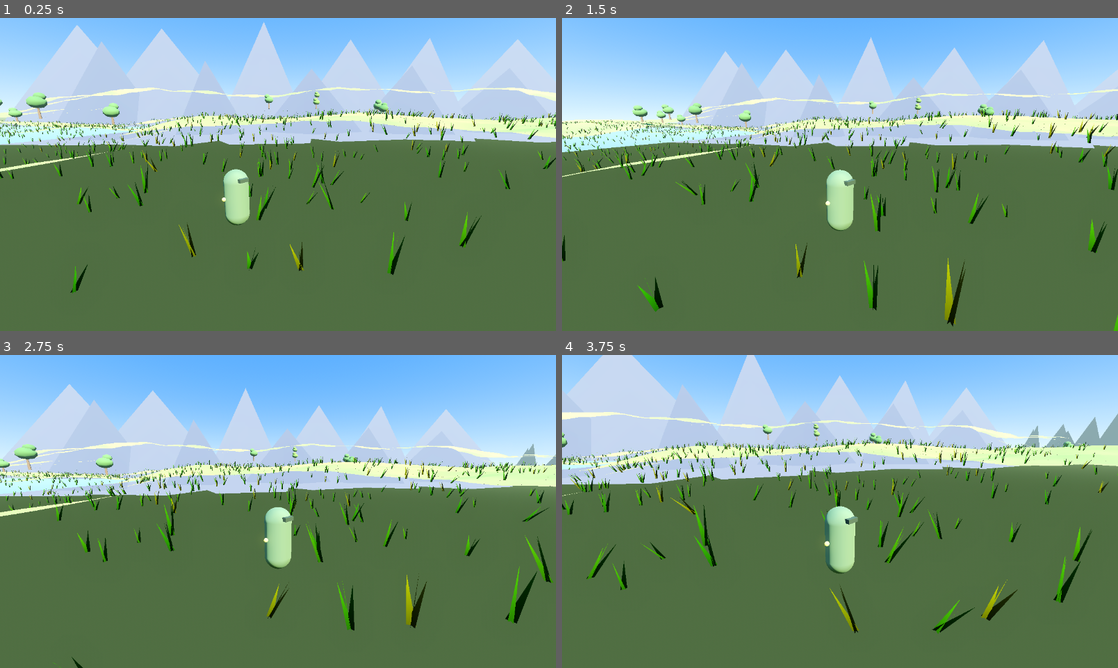
Above: before the commit, frames 1-4 (two rows, left to right).
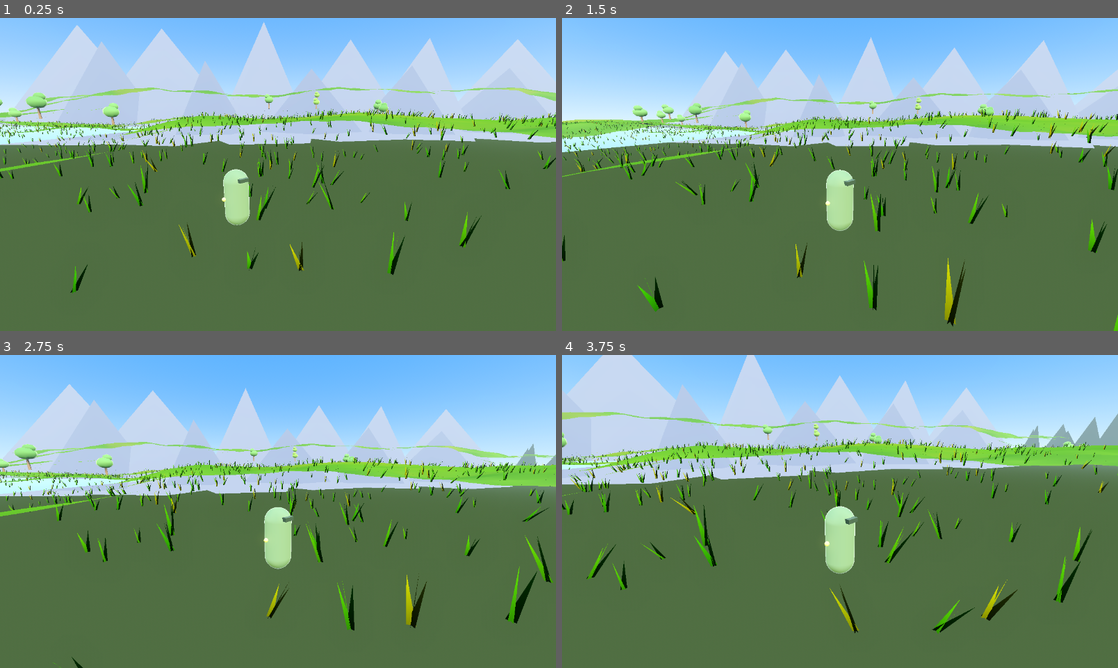
Above: after the commit, the same moments.

Repository: danieltalbert/danieltalbert
Game: Godot game, scene res://scenes/main/main.tscn
The game is run twice, just before and just after one commit, with the same random seed, the same clock (stepped at 60 frames per second) and the same inputs.
Inputs (mouse positions are in pixels of both pictures, inside the frame that each line leads up to):
- Up to frame 1 (0.25 s): no input
- Up to frame 2 (1.5 s): move the mouse to (867, 174) at 0.52 s; hold Shift (sprint) 0.53-1.28 s; hold W (move_forward) from 0.53 s (still down); click (867, 174) at 0.67 s; tap Space (jump) at 0.77 s; move the mouse to (812, 174) at 1.27 s; tap Shift (sprint) at 1.35 s
- Up to frame 3 (2.75 s): keep holding W (move_forward); tap Space (jump) at 1.52 s; move the mouse to (289, 505) at 2.02 s; hold Shift (sprint) from 2.03 s (still down)
- Up to frame 4 (3.75 s): keep holding W (move_forward); move the mouse to (834, 517) at 2.77 s; release Shift (sprint) at 2.78 s; tap Shift (sprint) at 2.85 s; click (834, 517) at 2.92 s; tap Space (jump) at 3.02 s; move the mouse to (878, 514) at 3.52 s; hold Shift (sprint) from 3.53 s (still down)

The runs differ from the first frame. In frame 1, 3.7% of the frame differs, in the area x 0-100%, y 22-67%; in frame 2, 3.9%; in frame 3, 4.3%; in frame 4, 4.7%, in the area x 0-100%, y 18-70%.

Commit message:
Gradientfall: Phase 1 milestone 4 - cel-shaded look-dev + day/night cycle
Reusable toon shader (banded diffuse + fresnel rim + sky-tinted shadow fill)
on terrain, grass, trees, and a rim-lit character; SkyCycle drives a sun arc
and 7-key color script (dawn/noon/dusk/night) across sky, sun, ambient, fog.
Screenshot mode extended with a time-of-day showcase. Eyes-verified across
multiple passes; fixed white tree crowns and the Key/SkyKey name collision.

Co-Authored-By: Claude Fable 5 <noreply@anthropic.com>

Diff:
--- a/gradientfall/game/assets/shaders/grass_wind.gdshader
+++ b/gradientfall/game/assets/shaders/grass_wind.gdshader
@@ -1,5 +1,5 @@
 shader_type spatial;
-render_mode cull_disabled;
+render_mode cull_disabled, diffuse_toon, specular_toon;
 // Wind-blown meadow grass (GDD §10 non-negotiable: living ground cover).
 // Blades are solid low-poly triangles — no textures, per the generated-in-
 // code rule. UV.y is 0 at the root, 1 at the tip: it drives both the sway
--- /dev/null
+++ b/gradientfall/game/assets/shaders/toon.gdshader
@@ -0,0 +1,46 @@
+shader_type spatial;
+render_mode diffuse_toon, specular_toon;
+// Reusable cel-shading (GDD §10: cel/toon shading with rim light is the
+// single biggest visual lever). Godot's built-in diffuse_toon gives the
+// hard banded terminator; on top we add a fresnel rim so forms pop off the
+// background, and a soft sky-tinted fill in shadow so the dark side reads as
+// shape rather than a black hole. Albedo comes from per-vertex COLOR — the
+// whole world is generated in code with no textures.
+
+group_uniforms surface;
+uniform bool use_srgb_vertex = true;
+uniform float albedo_boost : hint_range(0.5, 1.5) = 1.0;
+// Multiplies the vertex color. Left white, vertex COLOR drives the look
+// (terrain, grass, trees). Set to a color for meshes with no vertex colors
+// (the character capsule) so one shader serves both.
+uniform vec4 albedo_tint : source_color = vec4(1.0, 1.0, 1.0, 1.0);
+
+group_uniforms rim;
+uniform vec4 rim_color : source_color = vec4(1.0, 1.0, 1.0, 1.0);
+uniform float rim_amount : hint_range(0.0, 1.0) = 0.35;
+uniform float rim_width : hint_range(0.0, 1.0) = 0.72;
+
+group_uniforms fill;
+uniform vec4 shadow_fill : source_color = vec4(0.55, 0.68, 0.92, 1.0);
+uniform float fill_amount : hint_range(0.0, 0.6) = 0.14;
+
+varying vec3 v_col;
+
+void vertex() {
+	// COLOR is authored as display (sRGB) values; linearize so saturation
+	// survives the renderer's color management instead of washing pale.
+	v_col = use_srgb_vertex ? pow(COLOR.rgb, vec3(2.2)) : COLOR.rgb;
+}
+
+void fragment() {
+	ALBEDO = v_col * albedo_tint.rgb * albedo_boost;
+	ROUGHNESS = 1.0;
+	SPECULAR = 0.15;
+	// Sky-colored fill added as flat emission lifts shadowed faces toward the
+	// ambient hue — the trick that makes toon shadows look painted, not dead.
+	EMISSION += shadow_fill.rgb * fill_amount * ALBEDO;
+	// Fresnel rim: bright where the surface turns away from the camera.
+	float fres = 1.0 - clamp(dot(normalize(NORMAL), normalize(VIEW)), 0.0, 1.0);
+	float rim = smoothstep(rim_width, 1.0, fres) * rim_amount;
+	EMISSION += rim_color.rgb * rim;
+}
--- a/gradientfall/game/scenes/main/main.tscn
+++ b/gradientfall/game/scenes/main/main.tscn
@@ -1,10 +1,11 @@
-[gd_scene load_steps=8 format=3]
+[gd_scene load_steps=9 format=3]
 
 [ext_resource type="Script" path="res://src/main/main.gd" id="1_main"]
 [ext_resource type="PackedScene" path="res://scenes/player/player.tscn" id="2_player"]
 [ext_resource type="Script" path="res://src/world/meadow_terrain.gd" id="3_terrain"]
 [ext_resource type="Script" path="res://src/world/meadow_flora.gd" id="4_flora"]
 [ext_resource type="Script" path="res://src/world/border_vistas.gd" id="5_vistas"]
+[ext_resource type="Script" path="res://src/world/sky_cycle.gd" id="6_sky"]
 
 [sub_resource type="ProceduralSkyMaterial" id="sky_mat"]
 sky_top_color = Color(0.25, 0.48, 0.88, 1)
@@ -57,4 +58,8 @@
 [node name="Vistas" type="Node3D" parent="World"]
 script = ExtResource("5_vistas")
 
+[node name="SkyCycle" type="Node" parent="World"]
+script = ExtResource("6_sky")
+hour = 8.5
+
 [node name="Player" parent="." instance=ExtResource("2_player")]
--- a/gradientfall/game/scenes/player/player.tscn
+++ b/gradientfall/game/scenes/player/player.tscn
@@ -1,7 +1,8 @@
-[gd_scene load_steps=10 format=3]
+[gd_scene load_steps=11 format=3]
 
 [ext_resource type="Script" path="res://src/player/player.gd" id="1_player"]
 [ext_resource type="Script" path="res://src/player/camera_rig.gd" id="2_rig"]
+[ext_resource type="Shader" path="res://assets/shaders/toon.gdshader" id="3_toon"]
 
 [sub_resource type="CapsuleShape3D" id="col_capsule"]
 radius = 0.35
@@ -11,9 +12,16 @@
 radius = 0.32
 height = 1.5
 
-[sub_resource type="StandardMaterial3D" id="body_mat"]
-albedo_color = Color(0.36, 0.44, 0.31, 1)
-roughness = 0.9
+[sub_resource type="ShaderMaterial" id="body_mat"]
+shader = ExtResource("3_toon")
+shader_parameter/use_srgb_vertex = false
+shader_parameter/albedo_boost = 1.0
+shader_parameter/albedo_tint = Color(0.36, 0.44, 0.31, 1)
+shader_parameter/rim_color = Color(0.8, 0.9, 1, 1)
+shader_parameter/rim_amount = 0.55
+shader_parameter/rim_width = 0.6
+shader_parameter/shadow_fill = Color(0.5, 0.62, 0.9, 1)
+shader_parameter/fill_amount = 0.18
 
 [sub_resource type="BoxMesh" id="brow_mesh"]
 size = Vector3(0.26, 0.09, 0.18)
--- a/gradientfall/game/src/main/main.gd
+++ b/gradientfall/game/src/main/main.gd
@@ -54,6 +54,10 @@
 	# Angles chosen to judge the GDD §10 bar: the town-and-pond view, the
 	# Gradient Peaks vista, the sea horizon, and grass up close.
 	var rig: Node3D = _player.get_node("CameraRig")
+	var cycle: SkyCycle = get_node("World/SkyCycle") as SkyCycle
+	if cycle != null:
+		cycle.paused = true
+		cycle.set_hour(8.5)
 	var shots: Array = [
 		{"name": "meadow_southeast_town", "yaw": deg_to_rad(-135.0)},
 		{"name": "meadow_north_peaks", "yaw": deg_to_rad(35.0)},
@@ -70,4 +74,17 @@
 		var path: String = dir.path_join(String(shot["name"]) + ".png")
 		var err: int = img.save_png(path)
 		print("Screenshot %s -> %s" % ["OK" if err == OK else "FAILED", path])
+
+	# Day/night showcase: the same town view across the color script.
+	if cycle != null:
+		rig.rotation.y = deg_to_rad(-135.0)
+		for tod in [{"n": "tod_dawn", "h": 6.2}, {"n": "tod_noon", "h": 13.0},
+				{"n": "tod_dusk", "h": 17.8}, {"n": "tod_night", "h": 22.0}]:
+			cycle.set_hour(tod["h"])
+			for i in 10:
+				await get_tree().process_frame
+			var img2: Image = get_viewport().get_texture().get_image()
+			var path2: String = dir.path_join(String(tod["n"]) + ".png")
+			var err2: int = img2.save_png(path2)
+			print("Screenshot %s -> %s" % ["OK" if err2 == OK else "FAILED", path2])
 	get_tree().quit()
--- a/gradientfall/game/src/world/meadow_flora.gd
+++ b/gradientfall/game/src/world/meadow_flora.gd
@@ -259,12 +259,21 @@
 	))
 	mesh = st.commit(mesh)
 
-	var bark: StandardMaterial3D = StandardMaterial3D.new()
-	bark.albedo_color = Color(0.4, 0.3, 0.22)
-	bark.roughness = 1.0
-	var leaf: StandardMaterial3D = StandardMaterial3D.new()
-	leaf.albedo_color = crown_col
-	leaf.roughness = 1.0
+	# SurfaceTool.append_from does NOT carry set_color into appended vertices,
+	# so trunk/crown color rides the toon shader's albedo_tint per surface
+	# (each surface is a single flat color anyway) rather than vertex color.
+	var toon: Shader = load("res://assets/shaders/toon.gdshader")
+	var bark: ShaderMaterial = ShaderMaterial.new()
+	bark.shader = toon
+	bark.set_shader_parameter("use_srgb_vertex", false)
+	bark.set_shader_parameter("albedo_tint", Color(0.4, 0.3, 0.22))
+	bark.set_shader_parameter("rim_amount", 0.12)
+	var leaf: ShaderMaterial = ShaderMaterial.new()
+	leaf.shader = toon
+	leaf.set_shader_parameter("use_srgb_vertex", false)
+	leaf.set_shader_parameter("albedo_tint", crown_col)
+	leaf.set_shader_parameter("rim_amount", 0.4)
+	leaf.set_shader_parameter("rim_width", 0.66)
 	mesh.surface_set_material(0, bark)
 	mesh.surface_set_material(1, leaf)
 	return mesh
--- a/gradientfall/game/src/world/meadow_terrain.gd
+++ b/gradientfall/game/src/world/meadow_terrain.gd
@@ -169,11 +169,13 @@
 	var mesh: ArrayMesh = ArrayMesh.new()
 	mesh.add_surface_from_arrays(Mesh.PRIMITIVE_TRIANGLES, arrays)
 
-	var mat: StandardMaterial3D = StandardMaterial3D.new()
-	mat.vertex_color_use_as_albedo = true
-	mat.vertex_color_is_srgb = true  # authored as display colors — without
-	# this the renderer treats them as linear and the meadow washes out pale
-	mat.roughness = 1.0
+	var mat: ShaderMaterial = ShaderMaterial.new()
+	mat.shader = load("res://assets/shaders/toon.gdshader")
+	# Ground rim is subtle — hills shouldn't glow, but a faint sky-lit edge on
+	# ridgelines sells the painterly look.
+	mat.set_shader_parameter("rim_amount", 0.12)
+	mat.set_shader_parameter("rim_width", 0.82)
+	mat.set_shader_parameter("fill_amount", 0.12)
 	mesh.surface_set_material(0, mat)
 
 	var mesh_instance: MeshInstance3D = MeshInstance3D.new()
--- /dev/null
+++ b/gradientfall/game/src/world/sky_cycle.gd
@@ -0,0 +1,133 @@
+class_name SkyCycle
+extends Node
+## Day/night cycle — Phase 1 milestone 4 (GDD §10: painterly sky with full
+## day/night palette shifts).
+##
+## Drives the sun's arc plus a hand-authored color script across the day:
+## dawn gold → bright noon → warm dusk → blue night. Sky gradient, sun color
+## and energy, ambient, and fog all interpolate between keyframes, so the
+## whole meadow changes mood as time passes. Deterministic given `hour`.
+
+const DAY_LENGTH_DEFAULT: float = 300.0  # seconds for a full 24 h (look-dev)
+
+## A moment in the color script.
+class SkyKey:
+	var hour: float
+	var sky_top: Color
+	var sky_horizon: Color
+	var sun_color: Color
+	var sun_energy: float
+	var ambient: Color
+	var ambient_energy: float
+	var fog: Color
+
+	func _init(h: float, st: Color, sh: Color, sc: Color, se: float,
+			am: Color, ae: float, fg: Color) -> void:
+		hour = h
+		sky_top = st
+		sky_horizon = sh
+		sun_color = sc
+		sun_energy = se
+		ambient = am
+		ambient_energy = ae
+		fog = fg
+
+@export var paused: bool = false
+@export_range(0.0, 24.0) var hour: float = 8.0
+@export var day_length: float = DAY_LENGTH_DEFAULT
+
+var _keys: Array[SkyKey] = []
+var _sun: DirectionalLight3D
+var _env: Environment
+var _sky_mat: ProceduralSkyMaterial
+
+
+func _ready() -> void:
+	_sun = get_node("../../Sun") as DirectionalLight3D
+	var we: WorldEnvironment = get_node("../../WorldEnvironment") as WorldEnvironment
+	if we != null:
+		_env = we.environment
+		_sky_mat = _env.sky.sky_material as ProceduralSkyMaterial
+	_build_keys()
+	_apply(hour)
+
+
+func set_hour(h: float) -> void:
+	hour = fposmod(h, 24.0)
+	_apply(hour)
+
+
+func _process(delta: float) -> void:
+	if paused or day_length <= 0.0:
+		return
+	hour = fposmod(hour + delta * (24.0 / day_length), 24.0)
+	_apply(hour)
+
+
+func _build_keys() -> void:
+	# hour, sky_top, sky_horizon, sun_color, sun_energy, ambient, amb_energy, fog
+	_keys = [
+		SkyKey.new(0.0, Color(0.03, 0.04, 0.12), Color(0.08, 0.09, 0.2),
+			Color(0.35, 0.4, 0.7), 0.06, Color(0.12, 0.16, 0.32), 0.32, Color(0.1, 0.12, 0.24)),
+		SkyKey.new(6.0, Color(0.28, 0.34, 0.55), Color(0.85, 0.6, 0.42),
+			Color(1.0, 0.72, 0.5), 0.9, Color(0.5, 0.5, 0.62), 0.9, Color(0.78, 0.68, 0.66)),
+		SkyKey.new(9.0, Color(0.26, 0.5, 0.86), Color(0.7, 0.83, 0.93),
+			Color(1.0, 0.95, 0.82), 1.45, Color(0.7, 0.78, 0.9), 1.0, Color(0.72, 0.82, 0.9)),
+		SkyKey.new(13.0, Color(0.22, 0.47, 0.9), Color(0.74, 0.85, 0.96),
+			Color(1.0, 0.98, 0.92), 1.6, Color(0.75, 0.82, 0.95), 1.05, Color(0.74, 0.84, 0.93)),
+		SkyKey.new(17.5, Color(0.34, 0.4, 0.66), Color(0.95, 0.62, 0.36),
+			Color(1.0, 0.66, 0.4), 1.1, Color(0.6, 0.54, 0.58), 0.9, Color(0.86, 0.66, 0.6)),
+		SkyKey.new(19.5, Color(0.15, 0.16, 0.36), Color(0.62, 0.36, 0.4),
+			Color(0.9, 0.5, 0.42), 0.4, Color(0.3, 0.3, 0.46), 0.7, Color(0.4, 0.3, 0.42)),
+		SkyKey.new(21.5, Color(0.05, 0.06, 0.16), Color(0.12, 0.12, 0.26),
+			Color(0.4, 0.45, 0.72), 0.09, Color(0.13, 0.17, 0.34), 0.36, Color(0.12, 0.14, 0.26)),
+	]
+
+
+func _sample(h: float) -> SkyKey:
+	var a: SkyKey = _keys[_keys.size() - 1]
+	var b: SkyKey = _keys[0]
+	var span: float = 24.0
+	var base: float = a.hour - 24.0
+	for i in _keys.size():
+		var k: SkyKey = _keys[i]
+		if h < k.hour:
+			b = k
+			a = _keys[(i - 1 + _keys.size()) % _keys.size()]
+			base = a.hour if i > 0 else a.hour - 24.0
+			span = b.hour - base
+			break
+		if i == _keys.size() - 1:
+			a = k
+			b = _keys[0]
+			base = a.hour
+			span = (b.hour + 24.0) - base
+	var t: float = clampf((h - base) / maxf(span, 0.001), 0.0, 1.0)
+	t = smoothstep(0.0, 1.0, t)
+	var out: SkyKey = SkyKey.new(h,
+		a.sky_top.lerp(b.sky_top, t), a.sky_horizon.lerp(b.sky_horizon, t),
+		a.sun_color.lerp(b.sun_color, t), lerpf(a.sun_energy, b.sun_energy, t),
+		a.ambient.lerp(b.ambient, t), lerpf(a.ambient_energy, b.ambient_energy, t),
+		a.fog.lerp(b.fog, t))
+	return out
+
+
+func _apply(h: float) -> void:
+	var k: SkyKey = _sample(h)
+	# Sun arc: east at dawn, high at noon, west at dusk, below at night.
+	var elev: float = sin((h - 6.0) / 12.0 * PI)  # -1 midnight … 1 noon
+	var pitch: float = deg_to_rad(lerpf(6.0, -82.0, clampf(elev * 0.5 + 0.5, 0.0, 1.0)))
+	var yaw: float = deg_to_rad(lerpf(70.0, -70.0, clampf(h / 24.0, 0.0, 1.0)))
+	if _sun != null:
+		_sun.rotation = Vector3(pitch, yaw, 0.0)
+		_sun.light_color = k.sun_color
+		_sun.light_energy = k.sun_energy
+		_sun.shadow_enabled = k.sun_energy > 0.2
+	if _sky_mat != null:
+		_sky_mat.sky_top_color = k.sky_top
+		_sky_mat.sky_horizon_color = k.sky_horizon
+		_sky_mat.ground_horizon_color = k.sky_horizon.darkened(0.15)
+	if _env != null:
+		_env.ambient_light_color = k.ambient
+		_env.ambient_light_energy = k.ambient_energy
+		_env.fog_light_color = k.fog
Not shown, added: gradientfall/game/assets/shaders/toon.gdshader.uid
Not shown, added: gradientfall/game/src/world/sky_cycle.gd.uid
Not shown, changed: gradientfall/docs/DEVLOG.md
Not shown, changed: gradientfall/docs/ROADMAP.md
Not shown, added: gradientfall/docs/progress/milestone4_dawn.png
Not shown, added: gradientfall/docs/progress/milestone4_day.png
Not shown, added: gradientfall/docs/progress/milestone4_dusk.png
Not shown, added: gradientfall/docs/progress/milestone4_night.png
